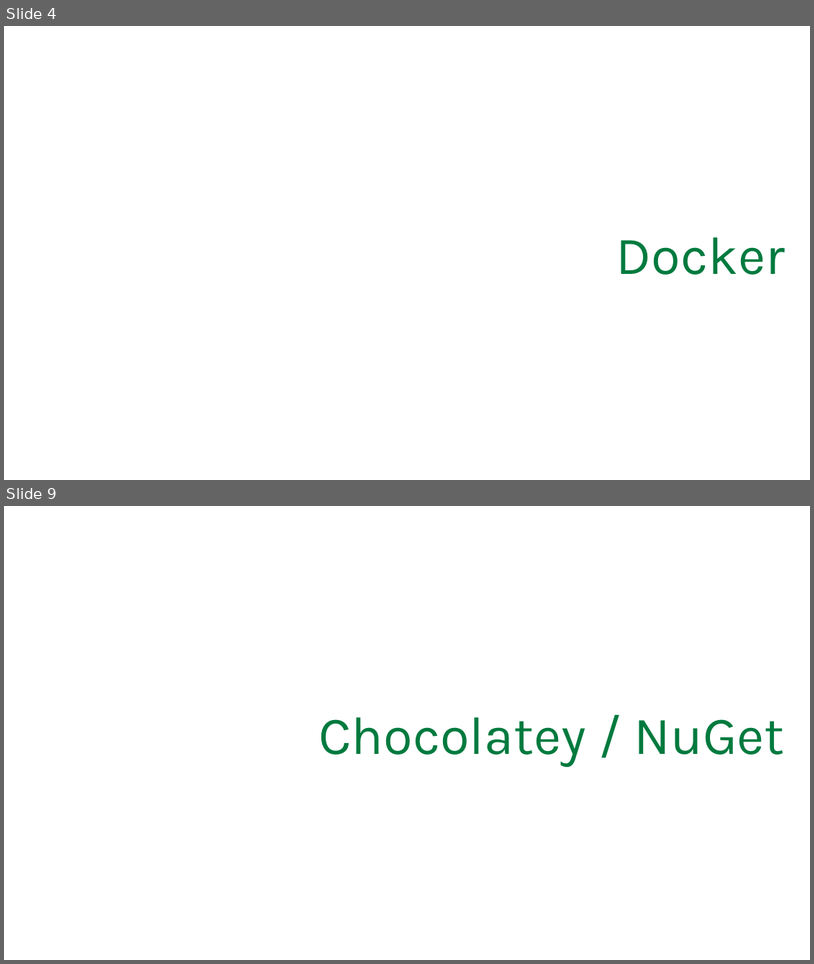
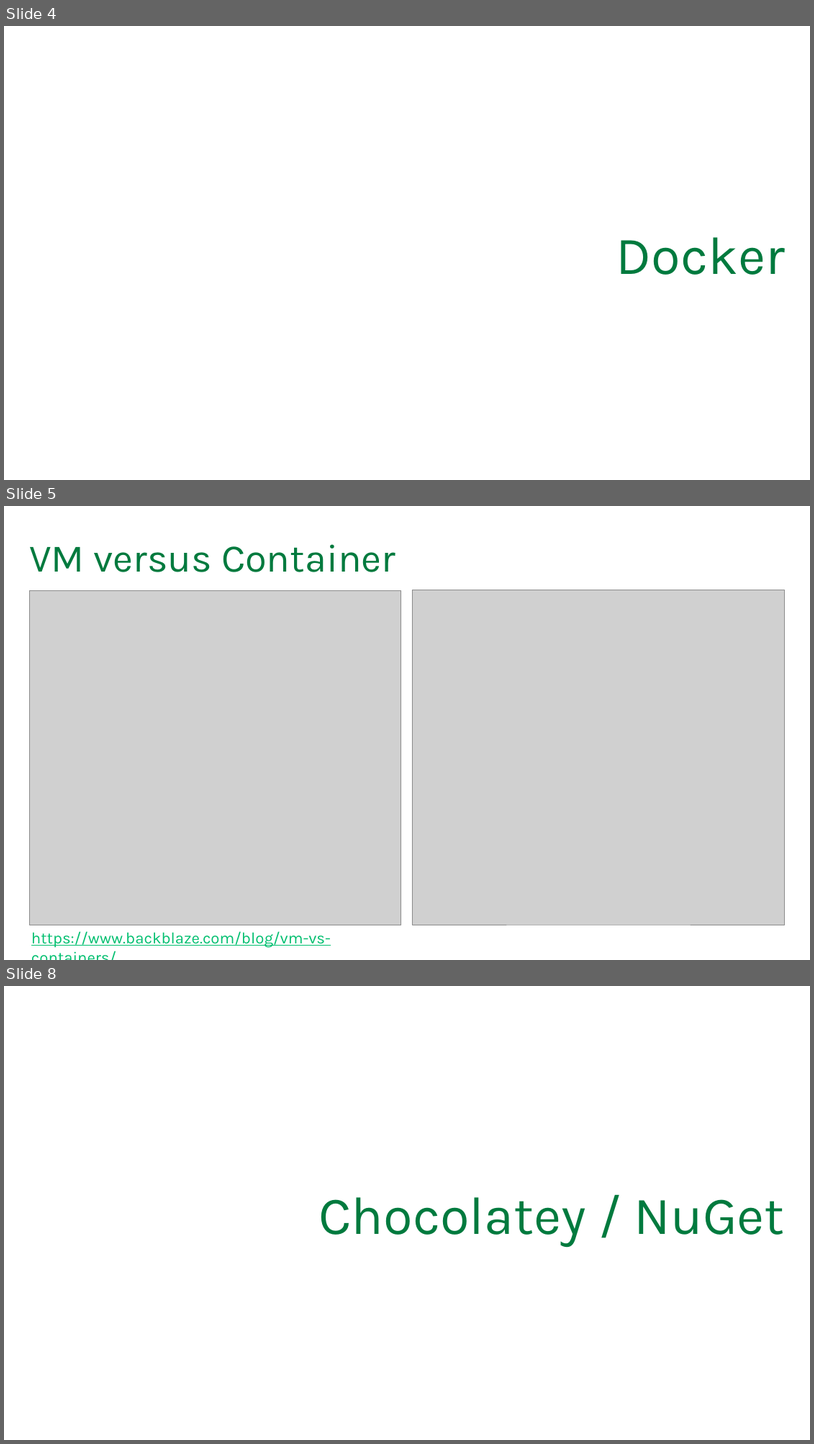
Before and after one commit to SQLPioneer/Presentations, a slide deck: Automation/EnvironmentAutomation.pptx. Shown one above the other, each under a label of ours: slides 4 and 9 before the commit, slides 4, 5 and 8 after it; the slides between them are not shown. The pictures are 814x964 and 814x1444 pixels, drawn with LibreOffice and Linux fonts; fonts in the diff are those of the drawing; grey boxes stand for pictures; background and template pictures are left out. Boxes give left, top, right and bottom in pixels: in the first picture for what was removed or moved away, otherwise in the second. Text is boxed around its words. In the diff, an @@ line names an element or a change of style, - is before the commit and + after.

```diff
--- a/Automation/EnvironmentAutomation.pptx
+++ b/Automation/EnvironmentAutomation.pptx
@@ slide 5 added at <box>4,506,810,960</box>, background #FFFFFF @@
@@ title added at <box>29,544,396,572</box>, 44 pt, text #007A3E @@
+VM versus Container
@@ picture added at <box>29,590,401,924</box> @@
@@ picture added at <box>412,590,785,924</box> @@
@@ text added at <box>31,931,331,947</box>, 18 pt, text #00BF6F, underline @@
+https://www.backblaze.com/blog/vm-vs-containers/
@@ what was slide 9 is now slide 8 @@
```
Also in this commit, not shown: 3 slides changed, 3 other slides added, 5 slides removed, 4 other files.
